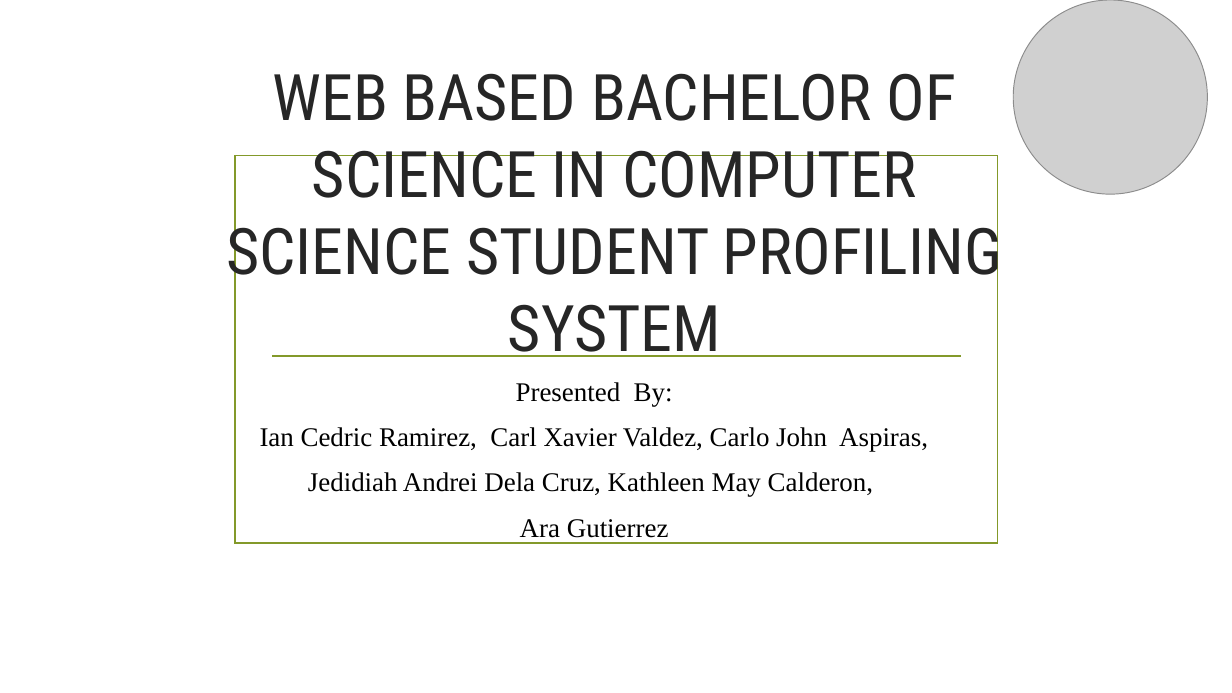
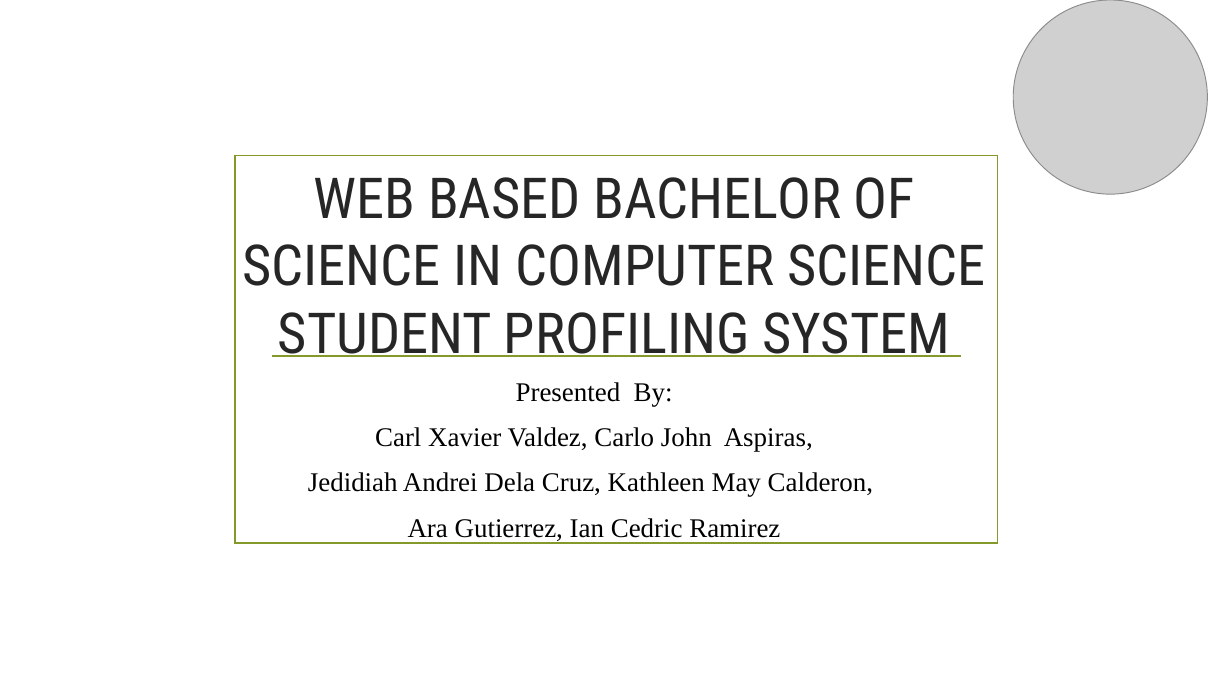
Before and after one commit to taongnyebe/BSCS-3-Profiling-System, a slide deck: slide 1 of Documentations/kath/Presentation-of-chapter-1.pptx. Drawn at 1232x693 pixels with LibreOffice and Linux fonts; fonts in the diff are those of the drawing; grey boxes stand for pictures; background and template pictures are left out. Boxes give left, top, right and bottom in pixels: in the first picture for what was removed or moved away, otherwise in the second. Text is boxed around its words. In the diff, an @@ line names an element or a change of style, - is before the commit and + after.

```diff
--- a/Documentations/kath/Presentation-of-chapter-1.pptx
+++ b/Documentations/kath/Presentation-of-chapter-1.pptx
@@ title "WEB BASED BACHELOR OF SCIENCE ..." at <box>242,177,985,357</box>: size 50 to 44 pt @@
@@ subtitle at <box>375,427,813,451</box>: text changed @@
-Ian Cedric Ramirez, Carl Xavier Valdez, Carlo John Aspiras,
+Carl Xavier Valdez, Carlo John Aspiras,
@@ subtitle at <box>408,518,780,541</box>: text changed @@
-Ara Gutierrez
+Ara Gutierrez, Ian Cedric Ramirez
```
Also in this commit, not shown: 5 other slides changed, 24 other files.
